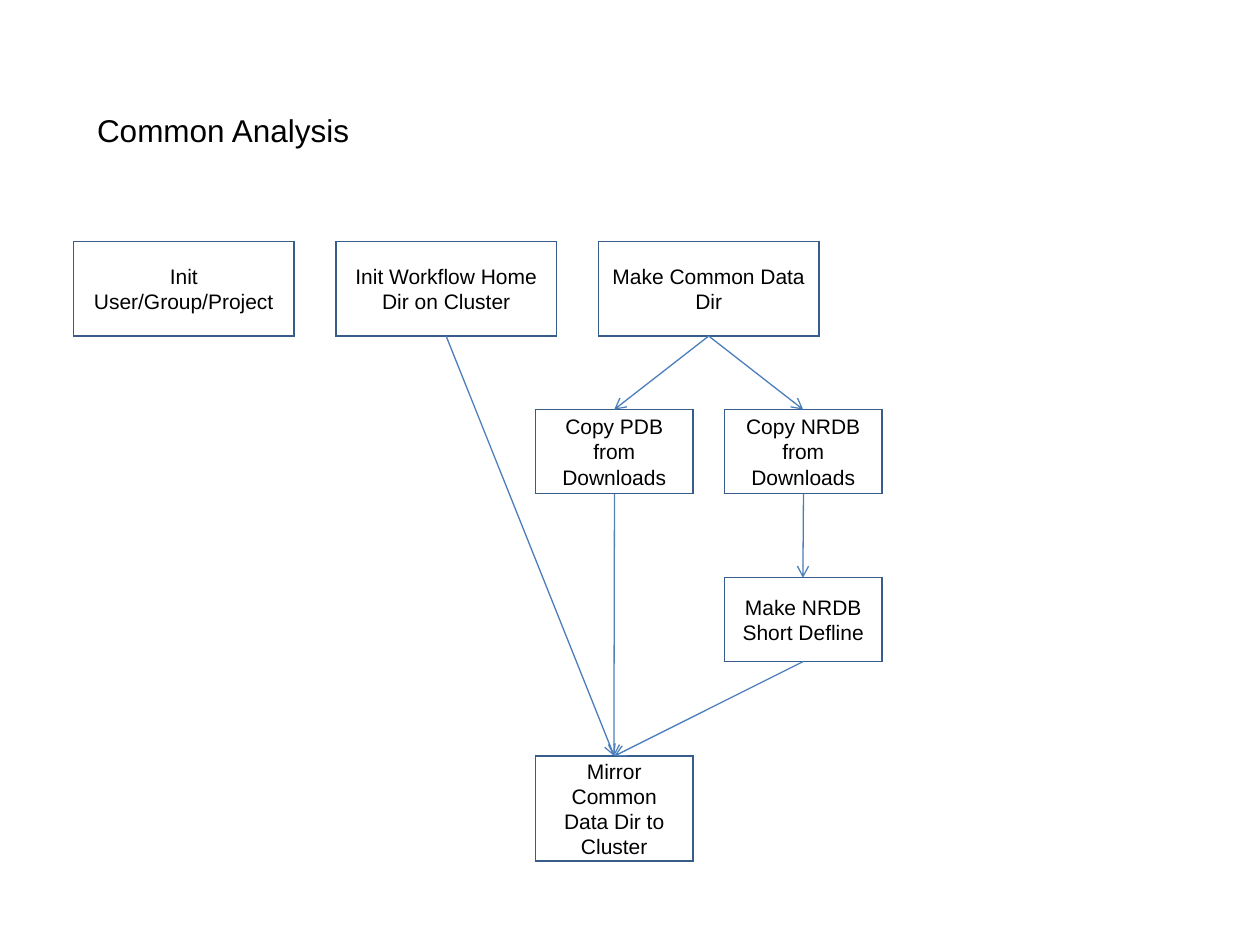
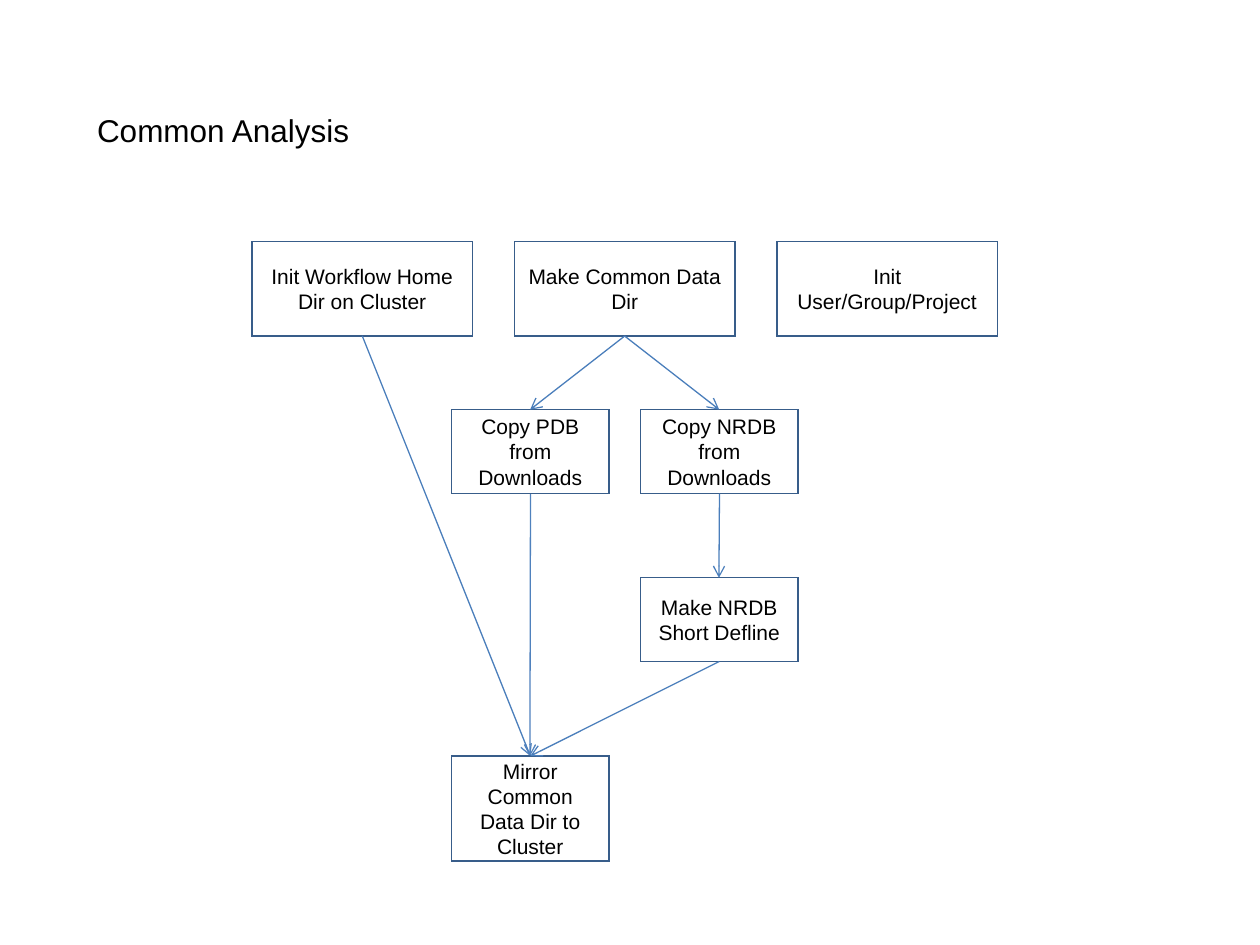
Before and after one commit to VEuPathDB/ApiCommonData, a slide deck: slide 2 of Load/doc/workflow/AnalysisWorkflow.ppt. Drawn at 1260x945 pixels with LibreOffice and Linux fonts; fonts in the diff are those of the drawing. Boxes give left, top, right and bottom in pixels: in the first picture for what was removed or moved away, otherwise in the second. Text is boxed around its words. In the diff, an @@ line names an element or a change of style, - is before the commit and + after.

```diff
--- a/Load/doc/workflow/AnalysisWorkflow.ppt
+++ b/Load/doc/workflow/AnalysisWorkflow.ppt
@@ rectangle "Init User/Group/Project": place and size @@
-rectangle "Init User/Group/Project" at bbox=[73, 242, 294, 336]
+rectangle "Init User/Group/Project" at bbox=[777, 242, 998, 336]
@@ 6 rectangles, 6 arrows: place and size @@
-6 rectangles, 6 arrows at bbox=[336, 242, 882, 861]
+6 rectangles, 6 arrows at bbox=[252, 242, 798, 861]
```
Also in this commit, not shown: 3 other slides changed, 4 other files.
